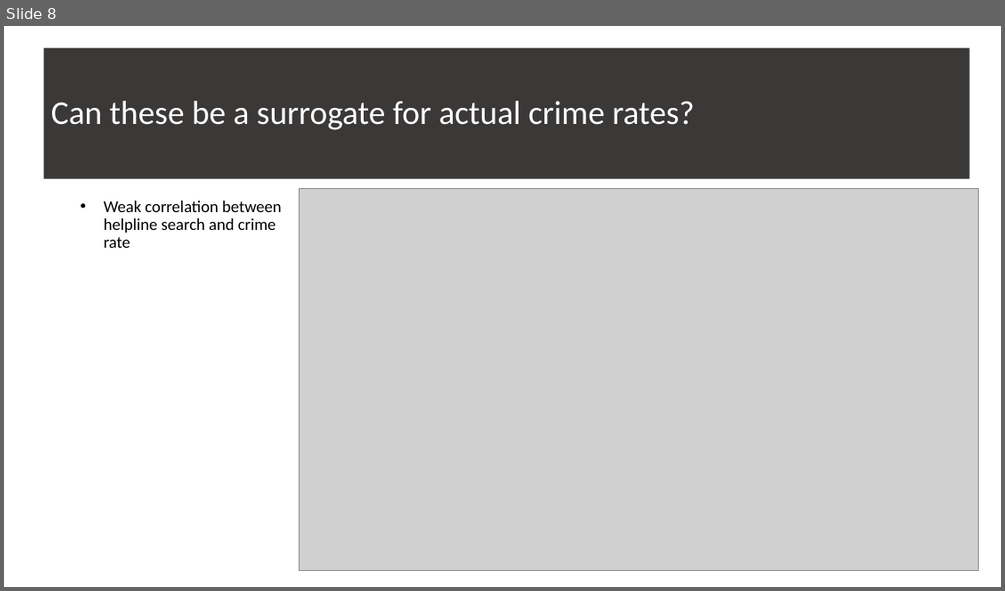
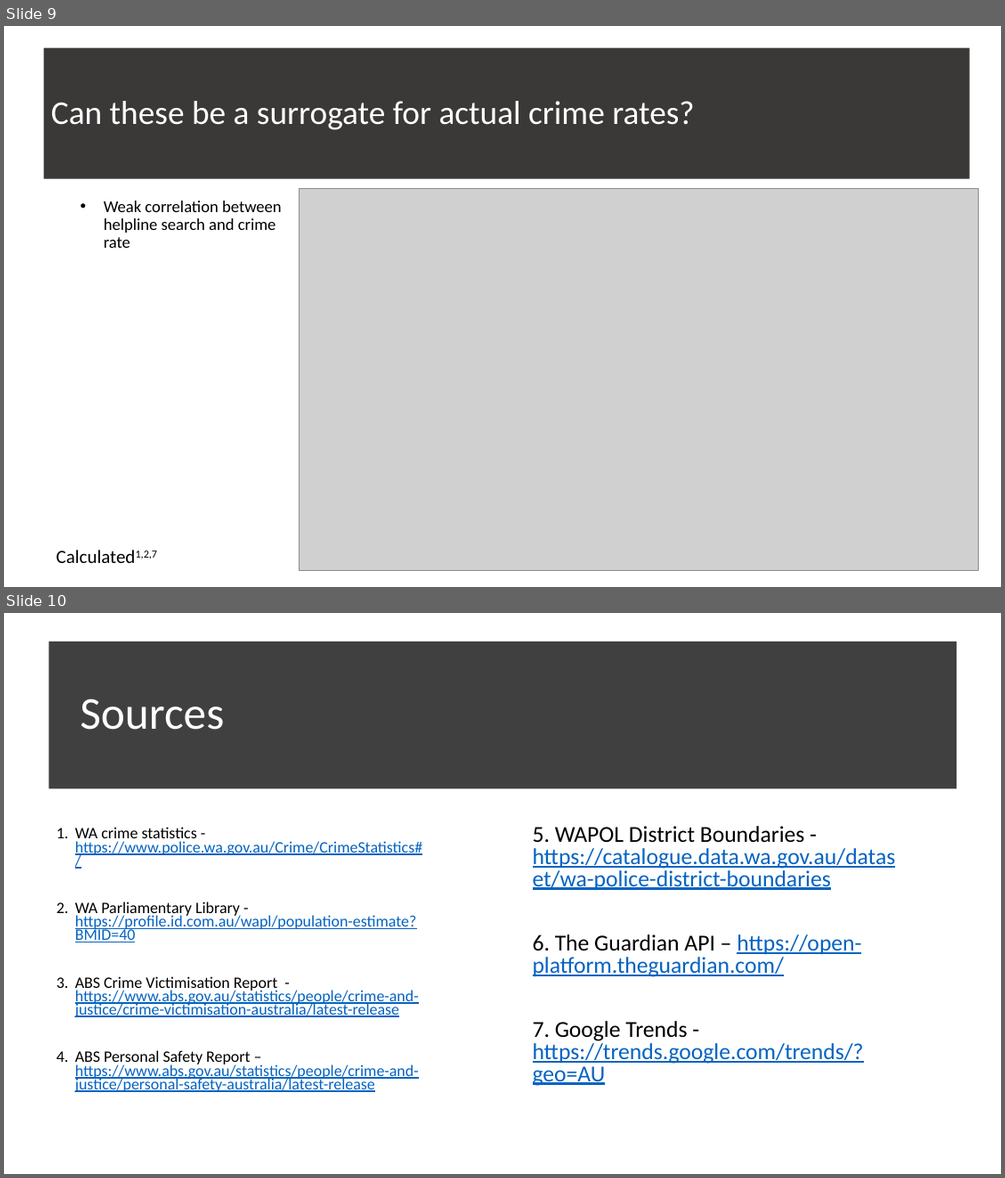
Before and after one commit to FernB/WACrimeRatesCovid19, a slide deck: Presentation1.pptx. Shown one above the other, each under a label of ours: slide 8 before the commit, slides 9 and 10 after it. The pictures are 1005x591 and 1005x1178 pixels, drawn with LibreOffice and Linux fonts; fonts in the diff are those of the drawing; grey boxes stand for pictures. Boxes give left, top, right and bottom in pixels: in the first picture for what was removed or moved away, otherwise in the second. Text is boxed around its words. In the diff, an @@ line names an element or a change of style, - is before the commit and + after.

```diff
--- a/Presentation1.pptx
+++ b/Presentation1.pptx
@@ slide 10 added at <box>4,613,1001,1174</box>, background #FFFFFF @@
@@ rectangle added at <box>48,641,956,788</box>, fill #404040 @@
@@ title added at <box>80,698,224,730</box>, 44 pt, text #FFFFFF @@
+Sources
@@ text added at <box>533,826,896,1086</box>, 22 pt, text #0563C1, underline @@
+5. WAPOL District Boundaries - https://catalogue.data.wa.gov.au/dataset/wa-police-district-boundaries
+6. The Guardian API – https://open-platform.theguardian.com/
+7. Google Trends - https://trends.google.com/trends/?geo=AU
@@ text added at <box>75,827,422,1092</box>, 15.4 pt, text #0563C1, underline @@
+1. WA crime statistics - https://www.police.wa.gov.au/Crime/CrimeStatistics#/
+2. WA Parliamentary Library - https://profile.id.com.au/wapl/population-estimate?BMID=40
+3. ABS Crime Victimisation Report - https://www.abs.gov.au/statistics/people/crime-and-justice/crime-victimisation-australia/latest-release
+4. ABS Personal Safety Report – https://www.abs.gov.au/statistics/people/crime-and-justice/personal-safety-australia/latest-release
@@ what was slide 8 is now slide 9 @@
@@ slide 9 changed as well @@
@@ text added at <box>136,550,158,559</box>, 18 pt, text #000000 @@
+Calculated1,2,7
```
Also in this commit, not shown: 6 other slides changed, 2 other slides added, 1 slide removed.
